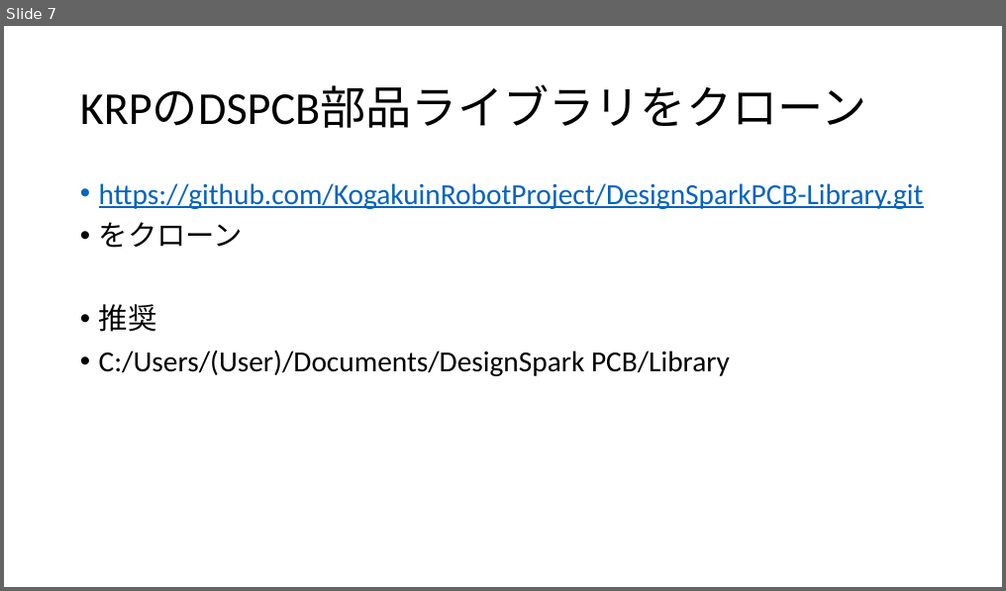
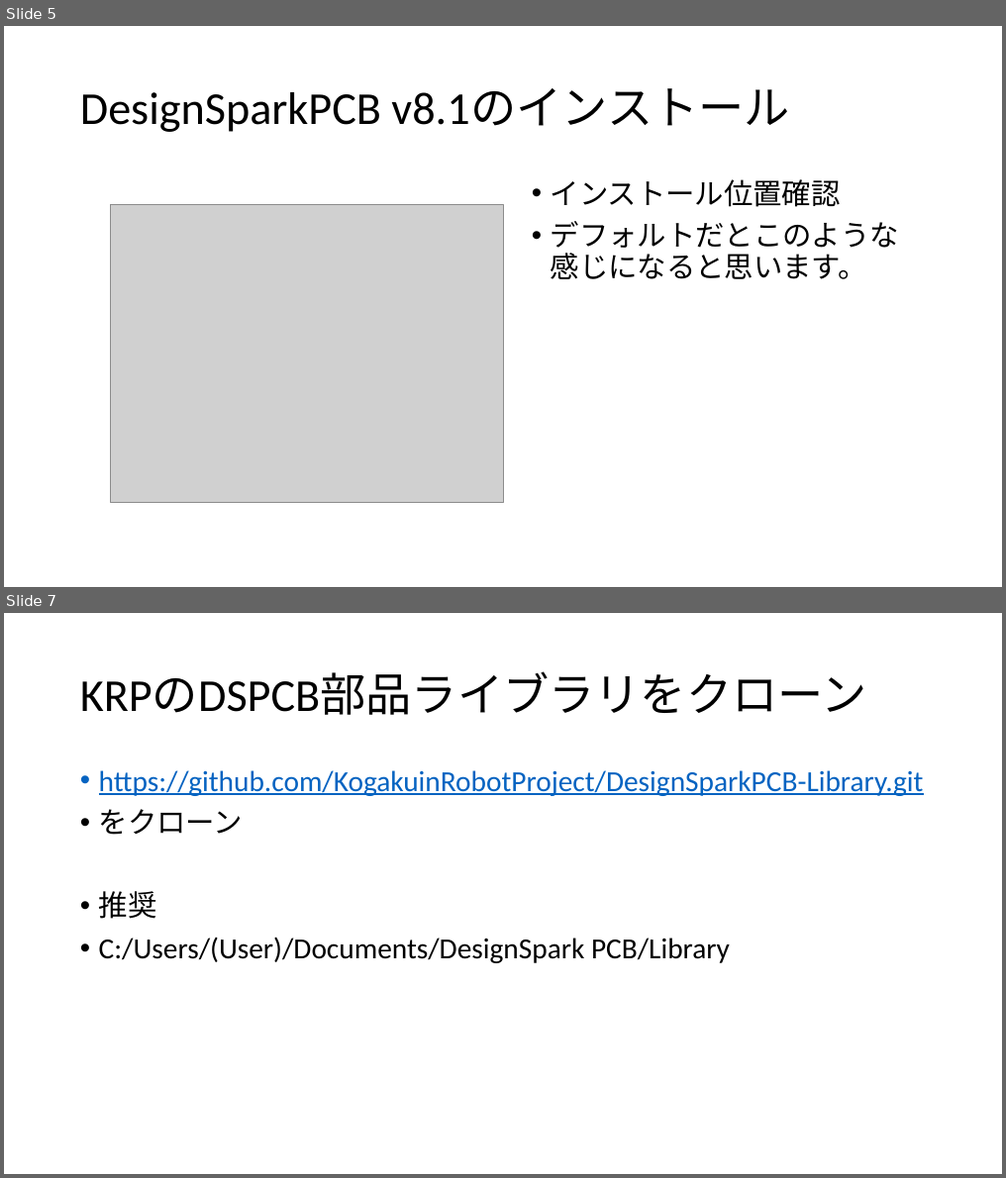
Before and after one commit to KogakuinRobotProject/DesignSparkPCB-Library, a slide deck: man/designsparkの導入.pptx. Shown one above the other, each under a label of ours: slide 7 before the commit, slides 5 and 7 after it; the slides between them are not shown. The pictures are 1006x591 and 1006x1178 pixels, drawn with LibreOffice and Linux fonts; fonts in the diff are those of the drawing; grey boxes stand for pictures. Boxes give left, top, right and bottom in pixels: in the first picture for what was removed or moved away, otherwise in the second. Text is boxed around its words. In the diff, an @@ line names an element or a change of style, - is before the commit and + after.

Commit message:
8.1での導入を確認しました。

```diff
--- a/man/designsparkの導入.pptx
+++ b/man/designsparkの導入.pptx
@@ slide 5 added at (4, 26, 1002, 587), background #FFFFFF @@
@@ title added at (80, 88, 790, 132), 44 pt, text #000000 @@
+DesignSparkPCB v8.1のインストール
@@ text added at (550, 179, 899, 279), 28 pt, text #000000 @@
+• インストール位置確認
+• デフォルトだとこのような感じになると思います。
@@ picture added at (110, 205, 503, 503) @@
```
Also in this commit, not shown: 3 slides changed, 6 other slides added, 7 slides removed.
